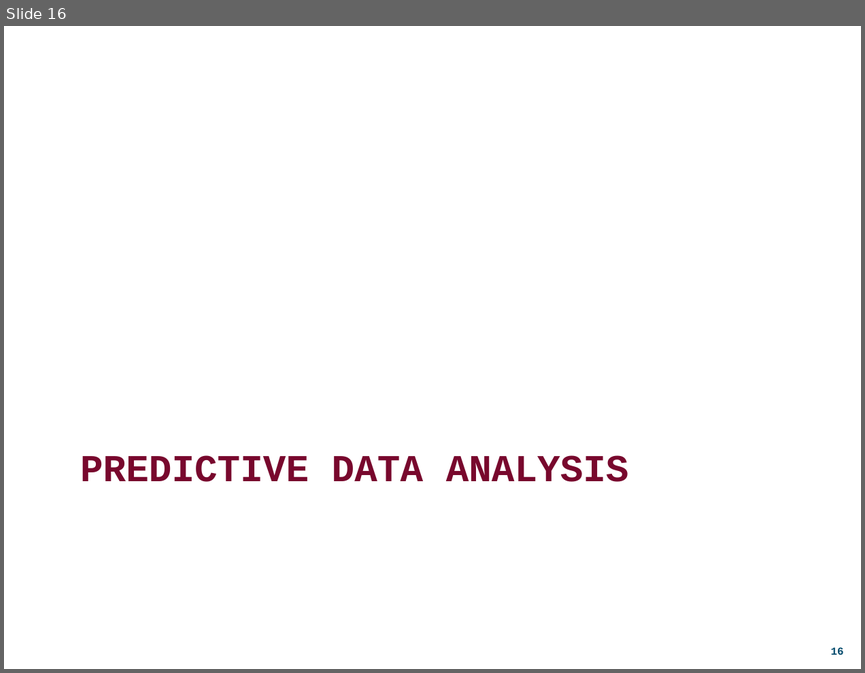
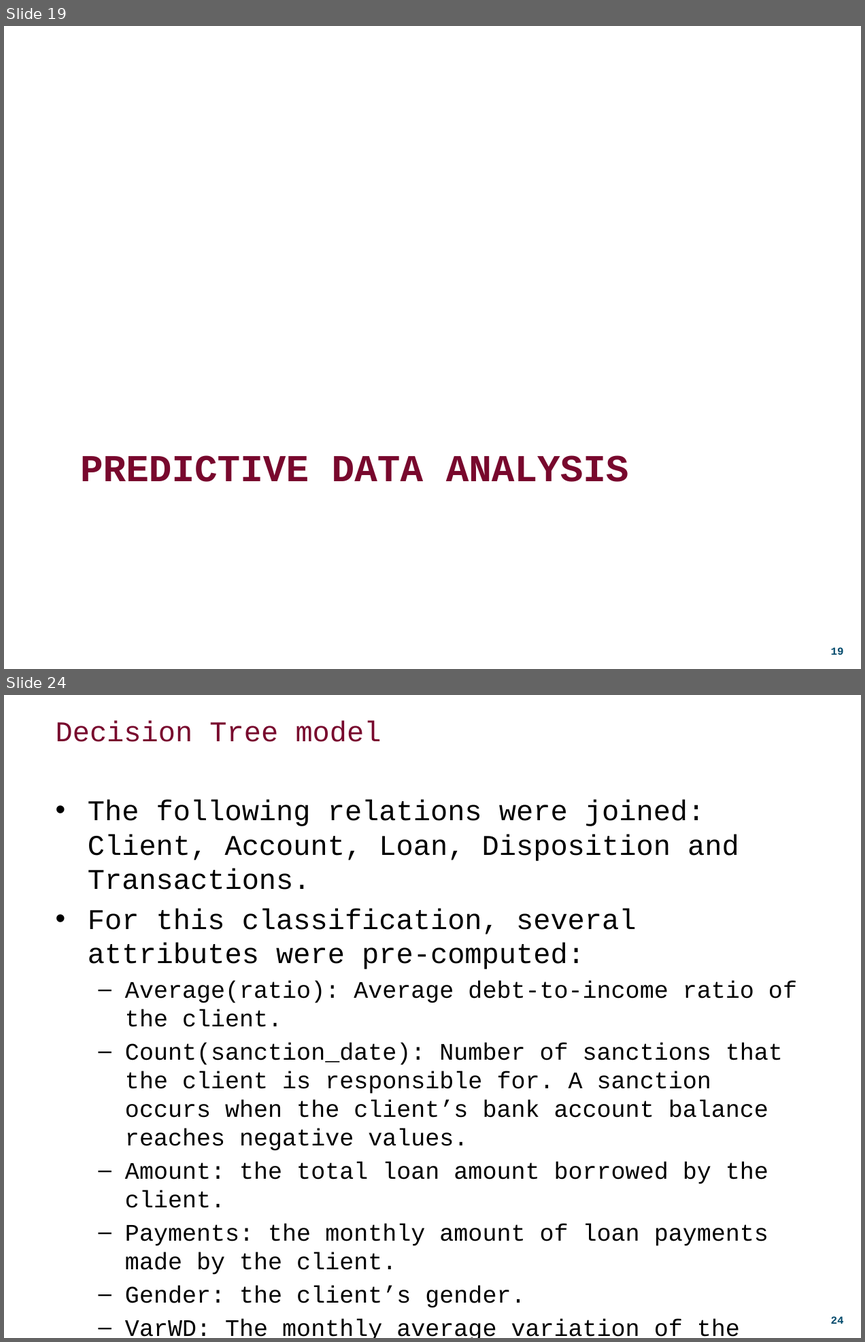
Before and after one commit to DDuarte/DataMiningBanking, a slide deck: Presentation/ecac_presentation.pptx. Shown one above the other, each under a label of ours: slide 16 before the commit, slides 19 and 24 after it; the slides between them are not shown. The pictures are 865x673 and 865x1342 pixels, drawn with LibreOffice and Linux fonts; fonts in the diff are those of the drawing; background and template pictures are left out. Boxes give left, top, right and bottom in pixels: in the first picture for what was removed or moved away, otherwise in the second. Text is boxed around its words. In the diff, an @@ line names an element or a change of style, - is before the commit and + after.

```diff
--- a/Presentation/ecac_presentation.pptx
+++ b/Presentation/ecac_presentation.pptx
@@ slide 24 added at bbox=[4, 695, 861, 1338], background #FFFFFF; not listed: 1 template element that a slide beside it also shows @@
@@ title added at bbox=[56, 721, 381, 742], 24 pt, text #78082D @@
+Decision Tree model
@@ text added at bbox=[88, 800, 797, 1338], 20 pt, text #000000 @@
+• The following relations were joined: Client, Account, Loan, Disposition and Transactions.
+• For this classification, several attributes were pre-computed:
+  – Average(ratio): Average debt-to-income ratio of the client.
+  – Count(sanction_date): Number of sanctions that the client is responsible for. A sanction occurs when the client’s bank account balance reaches negative values.
+  – Amount: the total loan amount borrowed by the client.
+  – Payments: the monthly amount of loan payments made by the client.
+  – Gender: the client’s gender.
+  – VarWD: The monthly average variation of the withdrawals made by the client.
@@ what was slide 16 is now slide 19 @@
```
Also in this commit, not shown: 4 slides changed, 15 other slides added, 1 slide removed.
